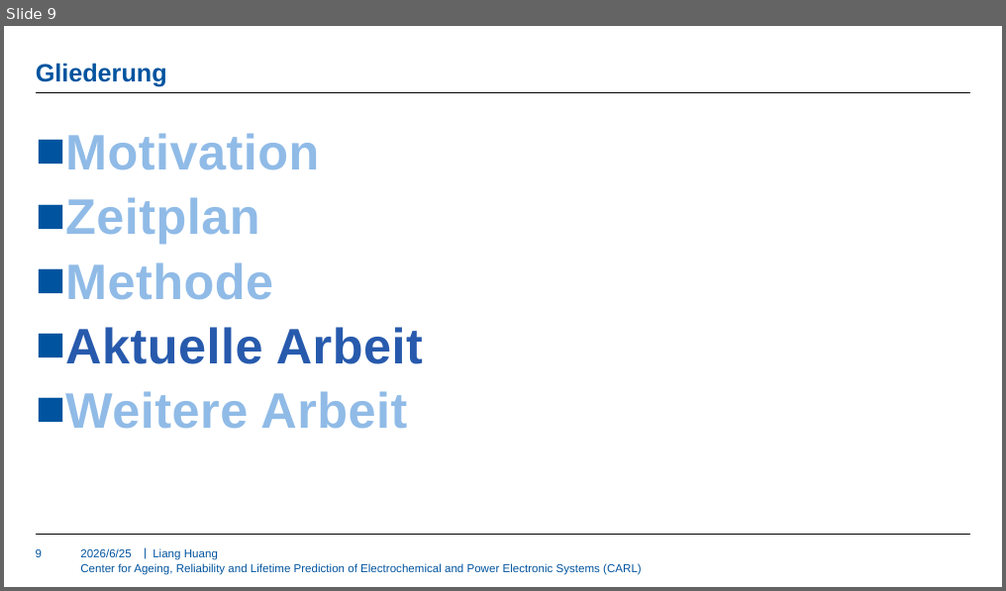
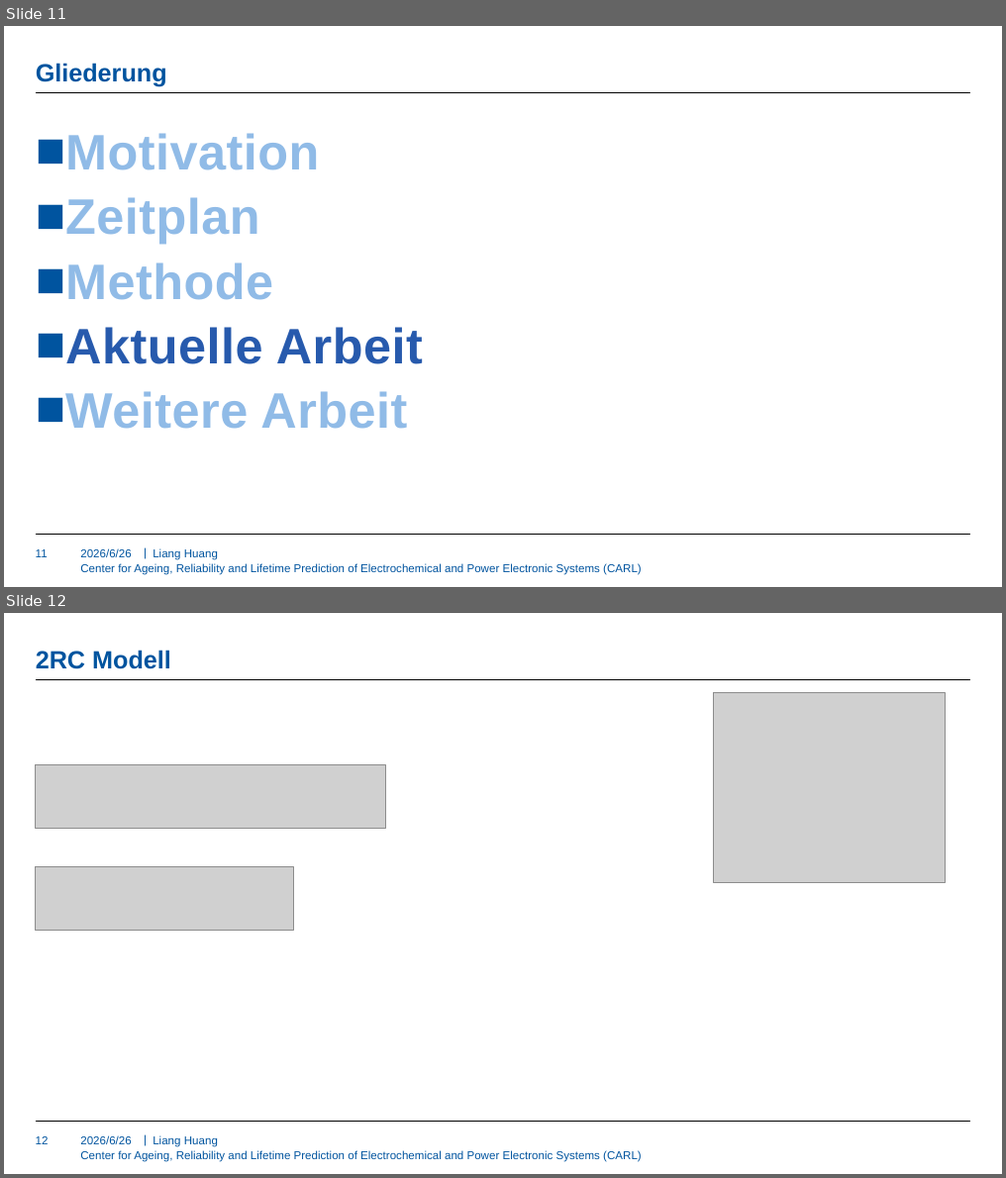
Before and after one commit to HuangLIANG99/MA, a slide deck: Literature Review/KW09/09.07.2026.pptx. Shown one above the other, each under a label of ours: slide 9 before the commit, slides 11 and 12 after it. The pictures are 1006x591 and 1006x1178 pixels, drawn with LibreOffice and Linux fonts; fonts in the diff are those of the drawing; grey boxes stand for pictures; background and template pictures are left out. Boxes give left, top, right and bottom in pixels: in the first picture for what was removed or moved away, otherwise in the second. Text is boxed around its words. In the diff, an @@ line names an element or a change of style, - is before the commit and + after.

```diff
--- a/Literature Review/KW09/09.07.2026.pptx
+++ b/Literature Review/KW09/09.07.2026.pptx
@@ slide 12 added at (4, 613, 1002, 1174), background #FFFFFF; not listed: 4 template elements that a slide beside it also shows @@
@@ title added at (36, 650, 171, 669), 24 pt, text #00549F, bold @@
+2RC Modell
@@ picture added at (713, 693, 945, 882) @@
@@ picture added at (36, 765, 385, 828) @@
@@ picture added at (36, 866, 293, 930) @@
@@ page number added at (36, 1137, 49, 1145), 11 pt, text #00549F @@
+12
@@ text added at (80, 1136, 131, 1145), 11 pt, text #00549F @@
+2026/6/26
@@ text added at (152, 1136, 218, 1148), 11 pt, text #00549F @@
+Liang Huang
@@ what was slide 9 is now slide 11 @@
@@ page number at (36, 550, 48, 558): text changed @@
-9
+11
```
Also in this commit, not shown: 11 other slides changed, 4 other slides added.
